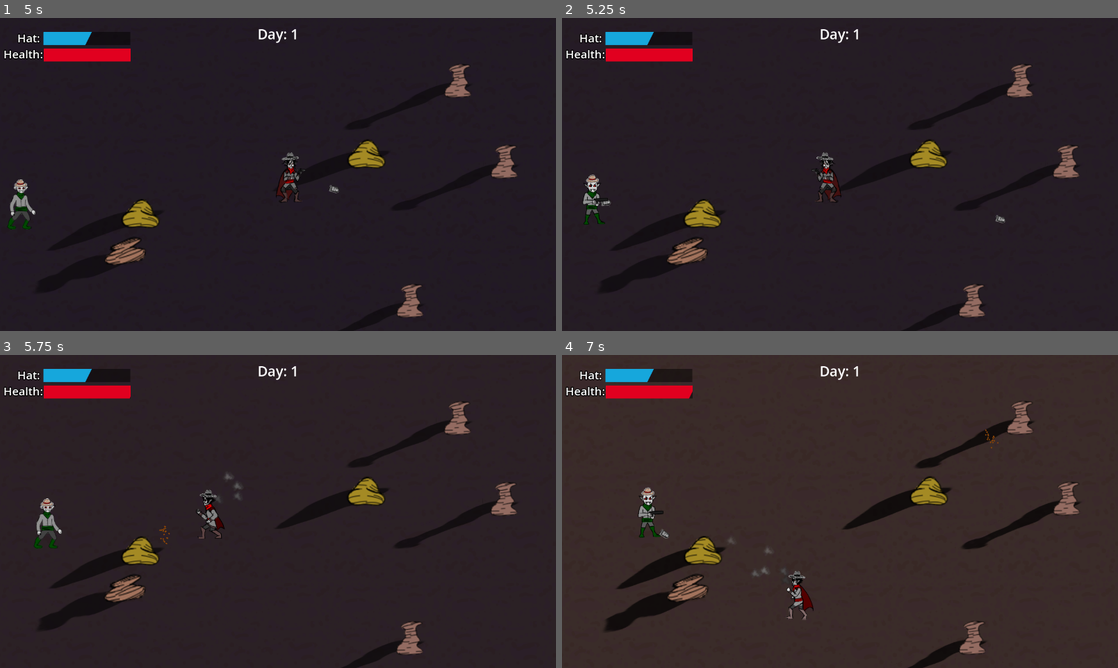
Above: before the commit, frames 1-4 (two rows, left to right).
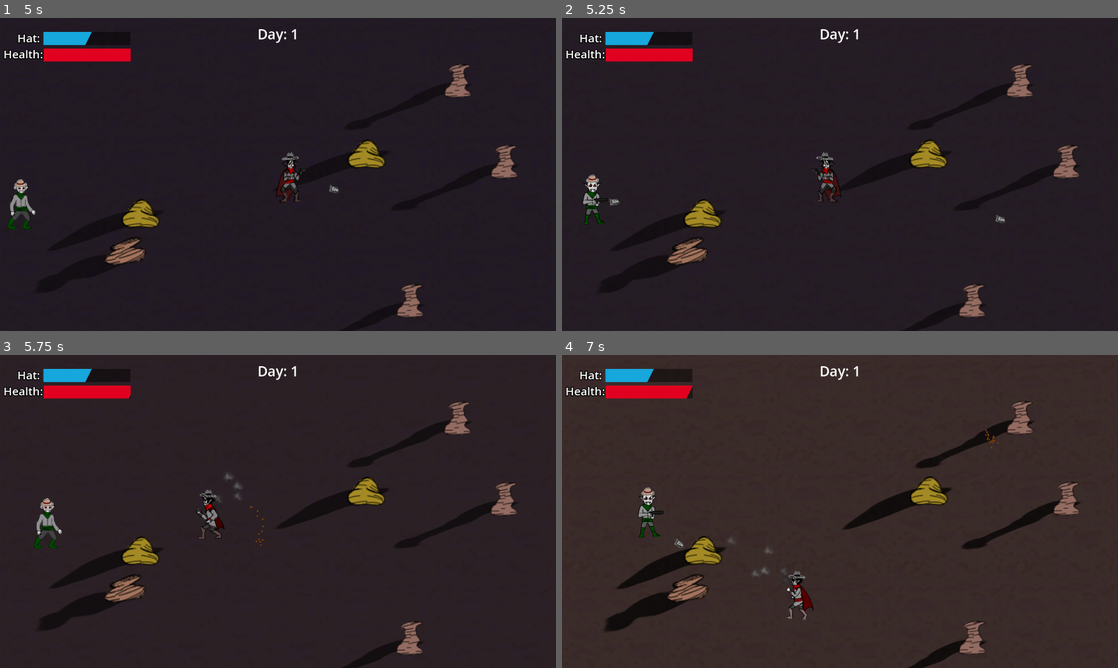
Above: after the commit, the same moments.

Repository: Nevakanezah/project-solar
Game: Godot game, scene res://Scenes/main_menu.tscn
The game is run twice, just before and just after one commit, with the same random seed, the same clock (stepped at 60 frames per second) and the same inputs.
Inputs (mouse positions are in pixels of both pictures, inside the frame that each line leads up to):
- Up to frame 1 (5 s): click "START" at 0.5 s; move the mouse to (400, 158) at 1.27 s; press the mouse at (400, 158) at 1.28 s; hold D (right) 1.28-2.03 s; move the mouse to (166, 190) at 2.02 s; release the mouse at (166, 190) at 2.03 s; hold S (down) 2.03-2.78 s; click (166, 190) at 2.1 s; move the mouse to (333, 105) at 2.77 s; press the mouse at (333, 105) at 2.78 s; hold D (right) 2.78-3.53 s; move the mouse to (250, 237) at 3.52 s; release the mouse at (250, 237) at 3.53 s; hold W (up) 3.53-4.28 s; click (250, 237) at 3.6 s; move the mouse to (444, 221) at 4.27 s; press the mouse at (444, 221) at 4.28 s; hold A (left) from 4.28 s (still down)
- Up to frame 2 (5.25 s): keep holding A (left); move the mouse to (673, 127) at 5.02 s; release the mouse at (673, 127) at 5.03 s; click (673, 127) at 5.1 s
- Up to frame 3 (5.75 s): keep holding A (left)
- Up to frame 4 (7 s): move the mouse to (867, 511) at 5.77 s; release A (left) at 5.78 s; press the mouse at (867, 511) at 5.78 s; hold S (down) 5.78-6.53 s; move the mouse to (756, 433) at 6.52 s; release the mouse at (756, 433) at 6.53 s; hold D (right) from 6.53 s (still down); click (756, 433) at 6.6 s

Frame 1 is identical in both runs. In frame 2, less than 0.1% of the frame differs, in the area x 6-11%, y 57-61%; in frame 3, less than 0.1%; in frame 4, less than 0.1%, in the area x 17-78%, y 10-62%.

Commit message:
fixes things - Finally found where the victory screen is triggered. It has sound now. - bullets now pass through dead people too.

Diff:
--- a/Objects/Scripts/enemy.gd
+++ b/Objects/Scripts/enemy.gd
@@ -87,6 +87,8 @@
 		active = false
 		navigation_agent.set_velocity(Vector2.ZERO)
 		$EnemyWeapon.enabled = false
+		$HurtboxComponent.set_collision_layer_value(3,false)
+		self.set_collision_layer_value(3,false)
 		_drop_hat_pickup()
 		GlobalSoundManager.play_enemy_die()
 		_play_animation("die")
@@ -95,6 +97,7 @@
 		# If it's the last remaining enemy and the current level isn't spawning more enemies.
 		if get_tree().get_nodes_in_group("Enemy").size() == 1 and level.current_level.spawn_enemies == false:
 			if level.level_amount == level.current_level.day:
+				GlobalSoundManager.play_wingame_stinger()
 				GlobalUI.victory.visible = true
 			else:
 				GlobalUI.day_complete.visible = true
--- a/Objects/Scripts/enemy_weapon.gd
+++ b/Objects/Scripts/enemy_weapon.gd
@@ -12,8 +12,8 @@
 @export var attack_range := 1000.0
 
 @export var bullet_sprite: Texture2D
-@export var bullet_speed := 500.0
-@export var bullet_inaccuracy := 15.0
+@export var bullet_speed := 800.0
+@export var bullet_inaccuracy := 10.0
 
 @onready var projectiles: Node = get_node("/root/Level/Projectiles")
 @onready var player = get_node("/root/Level/Player")
--- a/Player/Scripts/player.gd
+++ b/Player/Scripts/player.gd
@@ -14,7 +14,7 @@
 var current_player_hp : float
 var player_dead := false
 
-const SUN_DAMAGE_RATE := 5.0
+const SUN_DAMAGE_RATE := 8.0
 var is_in_sunlight := true
 var current_sun_damage := 0.0
 var sunlight_timer := 0.0
--- a/Scenes/Scripts/level.gd
+++ b/Scenes/Scripts/level.gd
@@ -1,6 +1,6 @@
 extends Node2D
 
-@export var level_amount := 1
+@export var level_amount := 5
 
 var level_spawner_scene := preload("res://Scenes/level_spawner.tscn")
 var backgroundmusicOn = true
--- a/Scenes/Scripts/level_spawner.gd
+++ b/Scenes/Scripts/level_spawner.gd
@@ -27,11 +27,7 @@
 	spawn_enemies = false
 
 	if get_tree().get_nodes_in_group("Enemy").size() == 0:
-		if level.levels.get_children().size() >= day:
-			GlobalSoundManager.play_wingame_stinger()
-			GlobalUI.victory.visible = true
-		else:
-			GlobalUI.day_complete.visible = true
+		GlobalUI.day_complete.visible = true
 
 func _on_enemy_timer_timeout() -> void:
 	if spawn_enemies:
